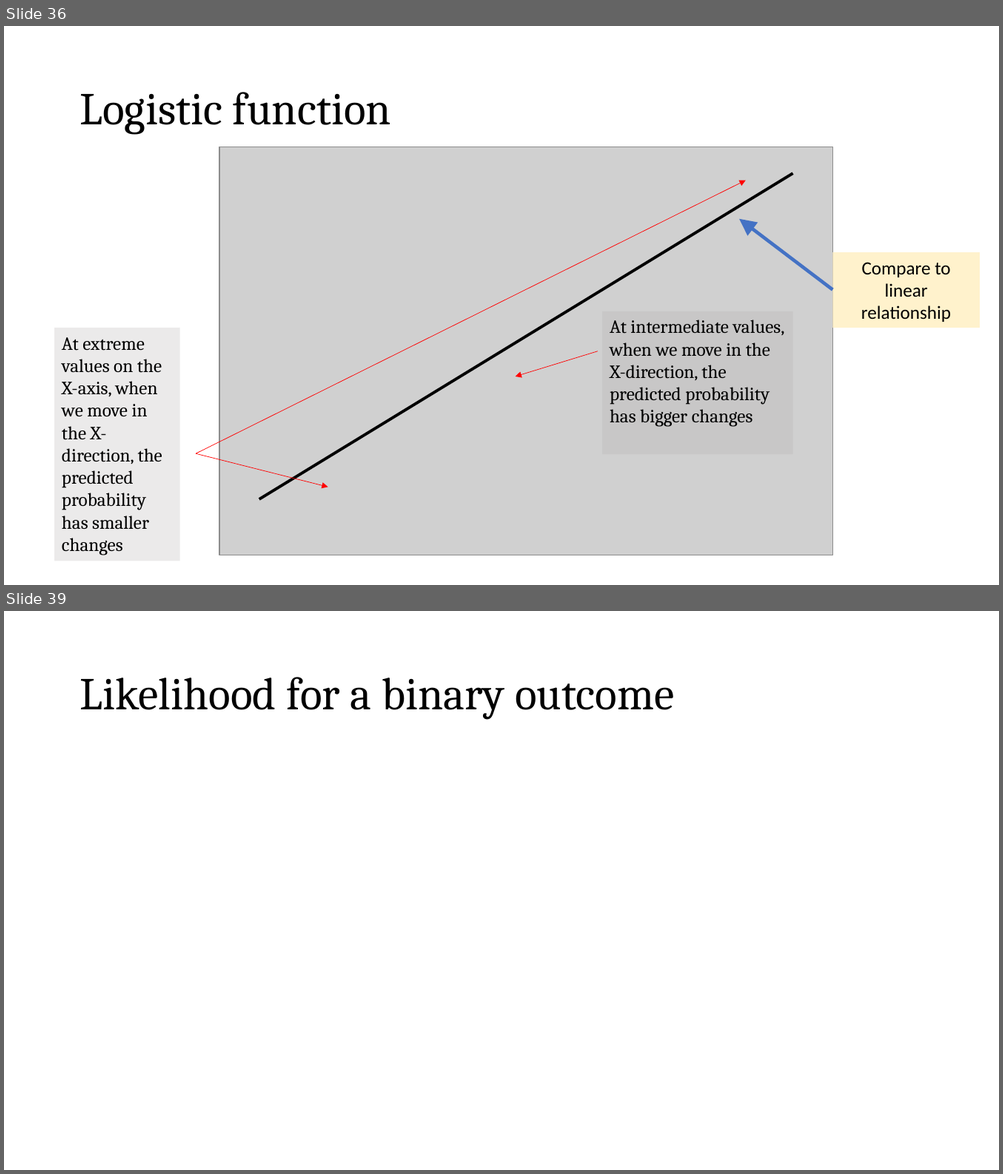
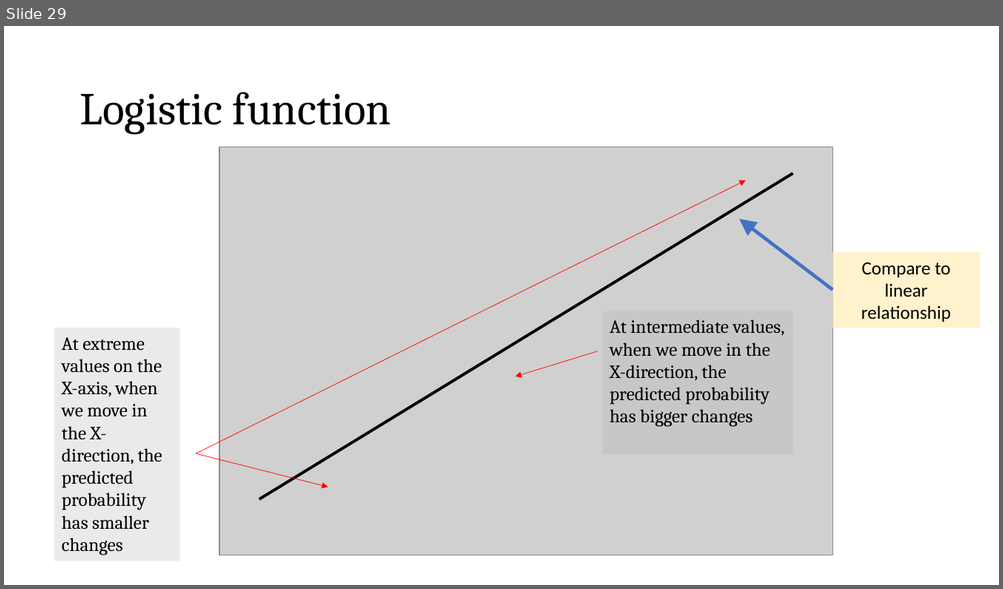
Before and after one commit to zjelveh/zjelveh.github.io, a slide deck: files/inst414_spring2026/lectures/lecture_6b_regression.pptx. Shown one above the other, each under a label of ours: slides 36 and 39 before the commit, slide 29 after it; the slides between them are not shown. The pictures are 1003x1174 and 1003x589 pixels, drawn with LibreOffice and Linux fonts; fonts in the diff are those of the drawing; grey boxes stand for pictures. Boxes give left, top, right and bottom in pixels: in the first picture for what was removed or moved away, otherwise in the second. Text is boxed around its words. In the diff, an @@ line names an element or a change of style, - is before the commit and + after.

```diff
--- a/files/inst414_spring2026/lectures/lecture_6b_regression.pptx
+++ b/files/inst414_spring2026/lectures/lecture_6b_regression.pptx
@@ slide 39 removed at [4,611,999,1170], background #FFFFFF @@
@@ title removed at [79,677,674,720] @@
-Likelihood for a binary outcome
@@ what was slide 36 is now slide 29 @@
```
Also in this commit, not shown: 1 slide changed, 12 other slides removed.
